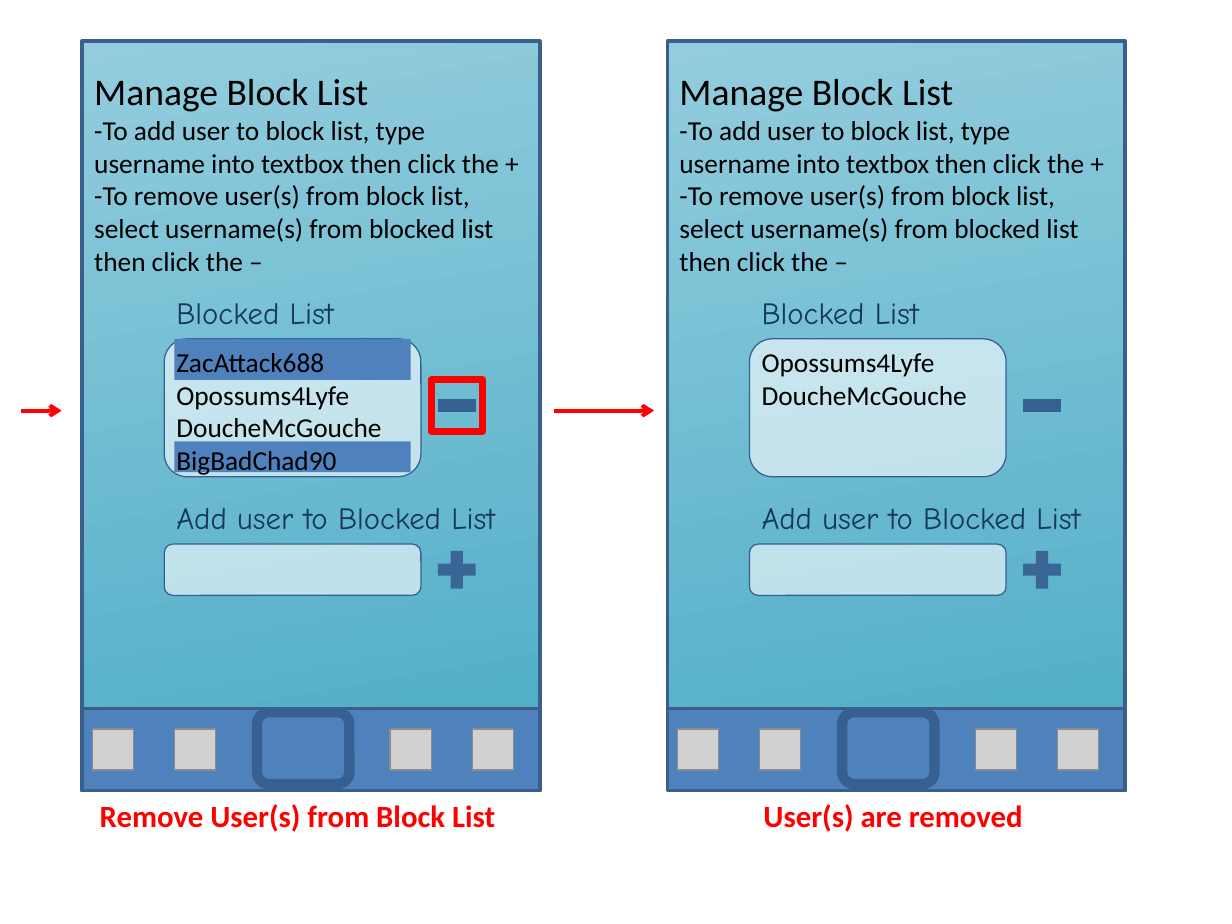
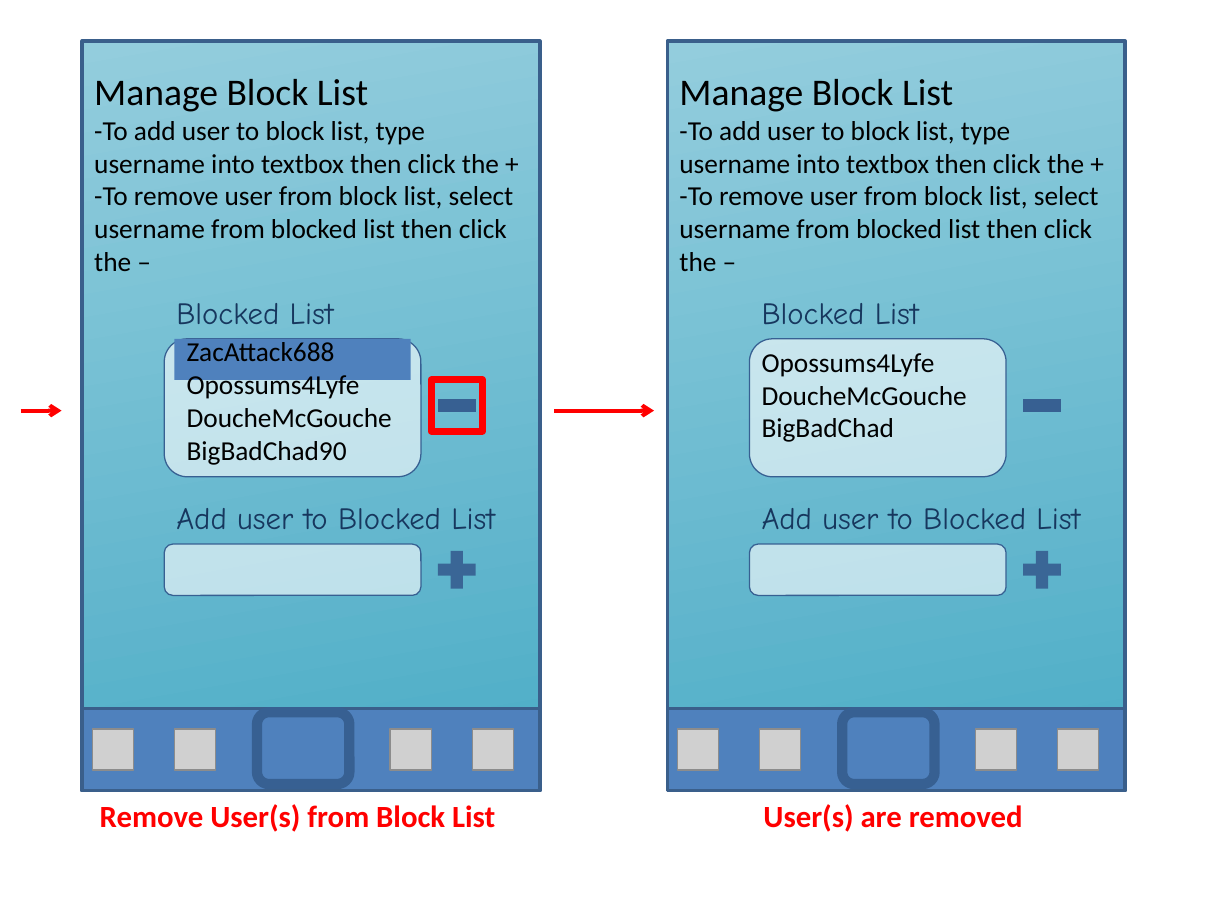
Before and after one commit to Cjreynol-zz/Study-Bear, a slide deck: slide 15 of docs/mock-ups/Mock-ups.pptx. Drawn at 1232x924 pixels with LibreOffice and Linux fonts; fonts in the diff are those of the drawing; grey boxes stand for pictures. Boxes give left, top, right and bottom in pixels: in the first picture for what was removed or moved away, otherwise in the second. Text is boxed around its words. In the diff, an @@ line names an element or a change of style, - is before the commit and + after.

```diff
--- a/docs/mock-ups/Mock-ups.pptx
+++ b/docs/mock-ups/Mock-ups.pptx
@@ text at (94,186,514,271): text changed @@
--To remove user(s) from block list, select username(s) from blocked list then click the –
+-To remove user from block list, select username from blocked list then click the –
@@ text at (679,186,1099,271): text changed @@
--To remove user(s) from block list, select username(s) from blocked list then click the –
+-To remove user from block list, select username from blocked list then click the –
@@ text "ZacAttack688": place and size @@
-text "ZacAttack688" at (176,353,381,477)
+text "ZacAttack688" at (187,342,392,465)
@@ text at (762,418,894,442): paragraph added @@
+BigBadChad
@@ rectangle removed at (175,441,411,472) @@
```
Also in this commit, not shown: 7 other slides changed.
